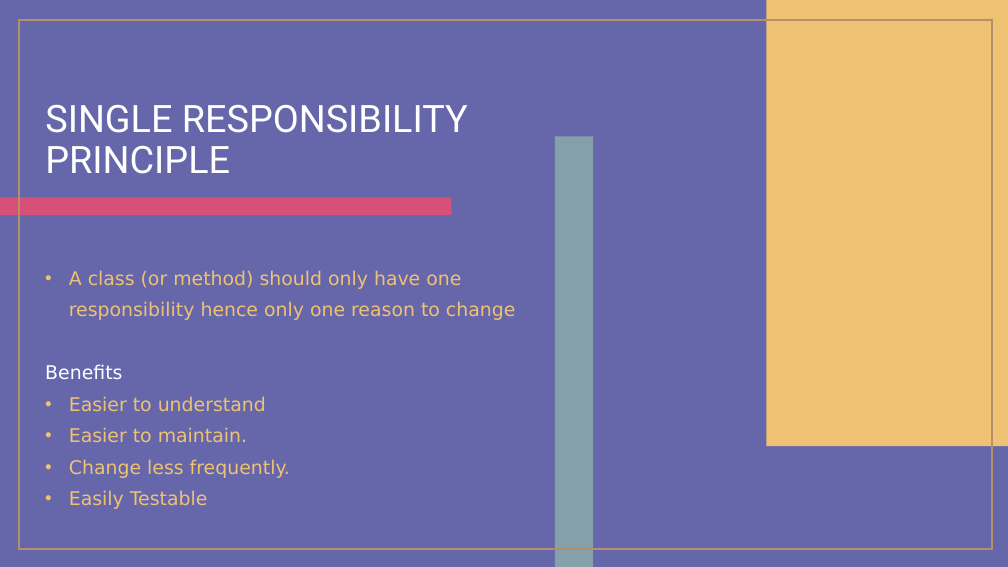
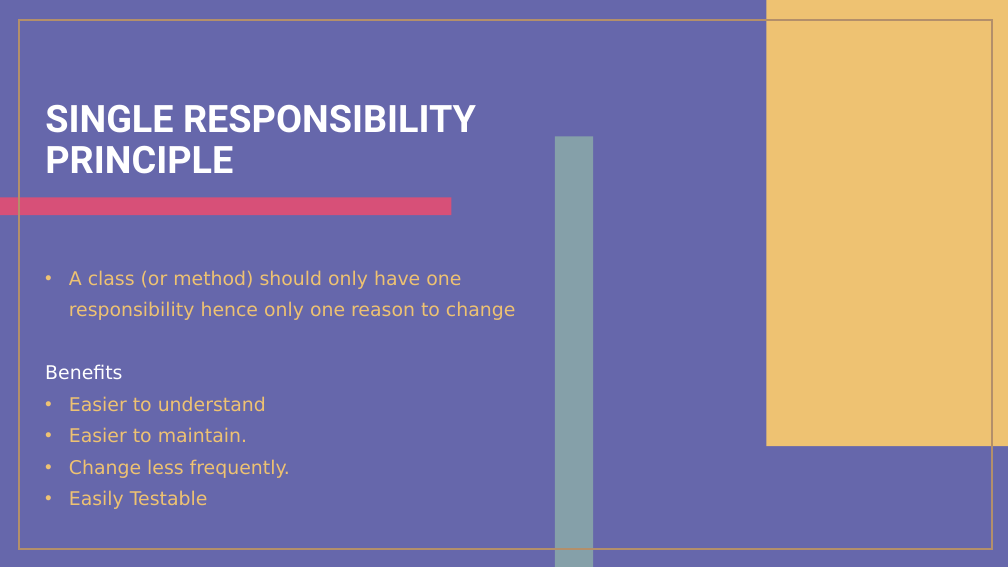
Before and after one commit to jatinrdave/SOLIDPRINCIPLESDEMO, a slide deck: slide 8 of SOLID PRINCIPLES.pptx. Drawn at 1008x567 pixels with LibreOffice and Linux fonts; fonts in the diff are those of the drawing. Boxes give left, top, right and bottom in pixels: in the first picture for what was removed or moved away, otherwise in the second. Text is boxed around its words. In the diff, an @@ line names an element or a change of style, - is before the commit and + after.

```diff
--- a/SOLID PRINCIPLES.pptx
+++ b/SOLID PRINCIPLES.pptx
@@ title "SINGLE RESPONSIBILITY PRINCIPLE" at <box>45,105,476,174</box>: bold on @@
```
Also in this commit, not shown: 10 other slides changed, 8 other files.
